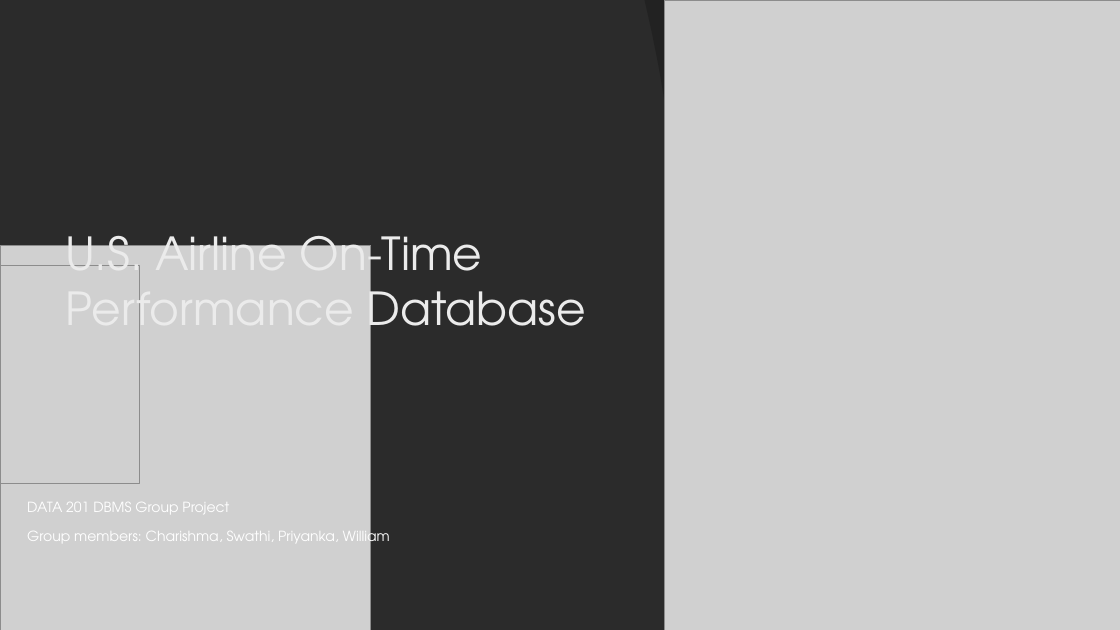
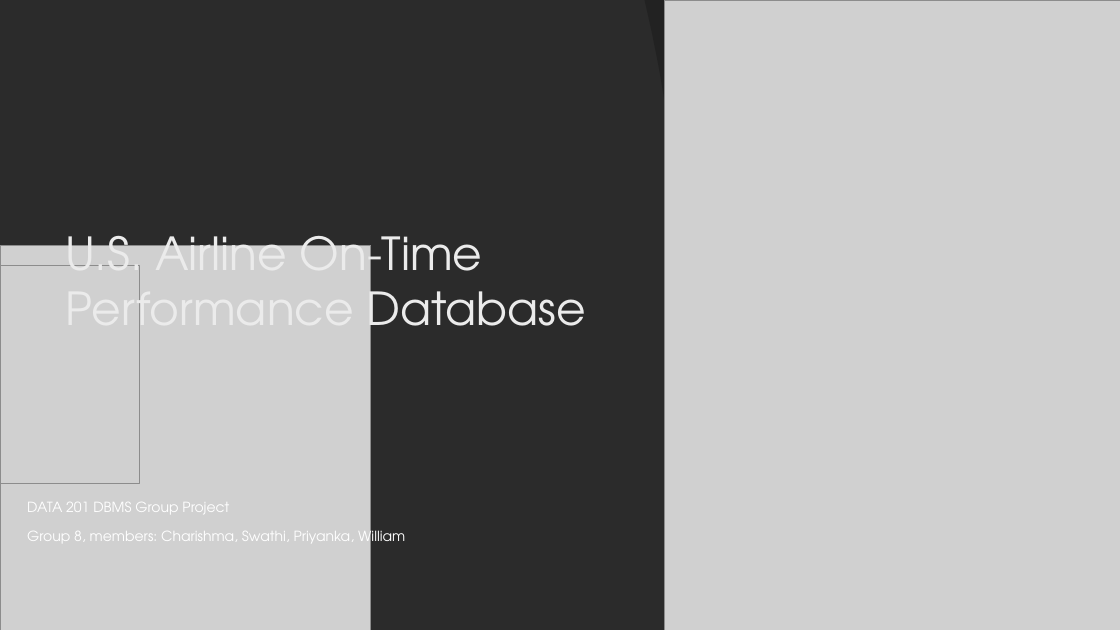
Before and after one commit to CharishmaChandu12/DBMS-Project, a slide deck: slide 1 of Airline Project V2.pptx. Drawn at 1120x630 pixels with LibreOffice and Linux fonts; fonts in the diff are those of the drawing; grey boxes stand for pictures; background and template pictures are left out; a plain dark background stands for a picture behind light text. Boxes give left, top, right and bottom in pixels: in the first picture for what was removed or moved away, otherwise in the second. Text is boxed around its words. In the diff, an @@ line names an element or a change of style, - is before the commit and + after.

Commit message:
Airline Project V2.1
Added Swathi's query, and Relational schema snapshot

```diff
--- a/Airline Project V2.pptx
+++ b/Airline Project V2.pptx
@@ text at [27,526,405,548]: text changed @@
-Group members: Charishma, Swathi, Priyanka, William
+Group 8, members: Charishma, Swathi, Priyanka, William
```
Also in this commit, not shown: 2 other slides changed.
